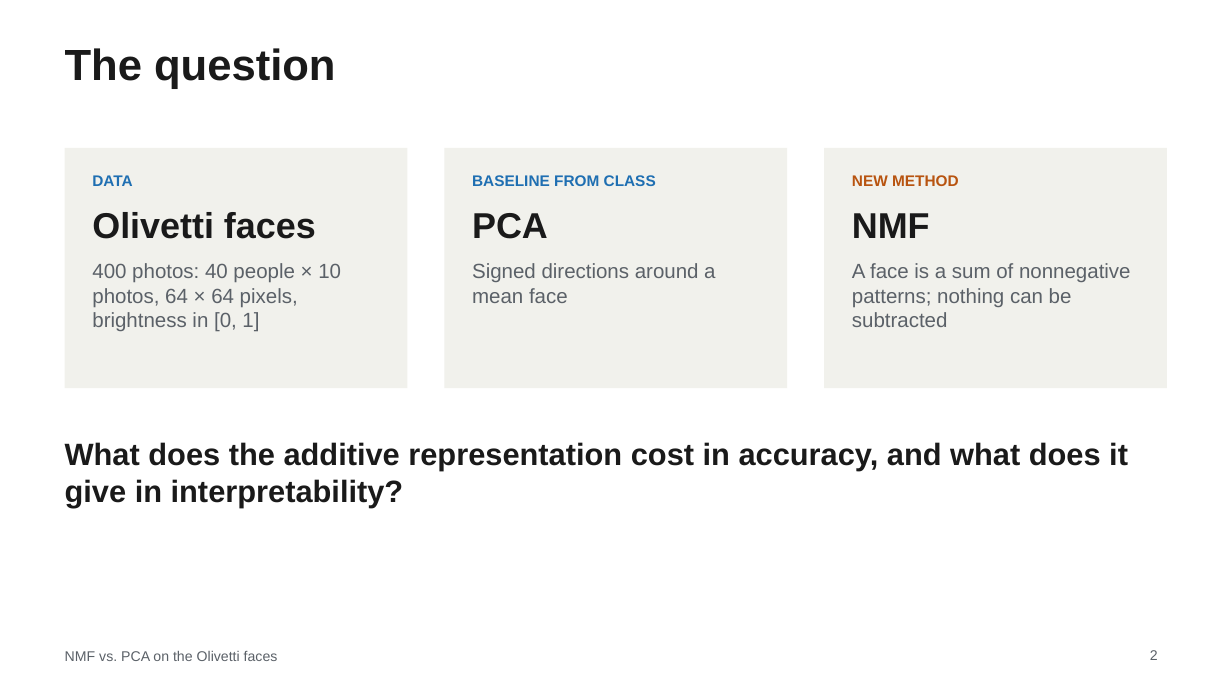
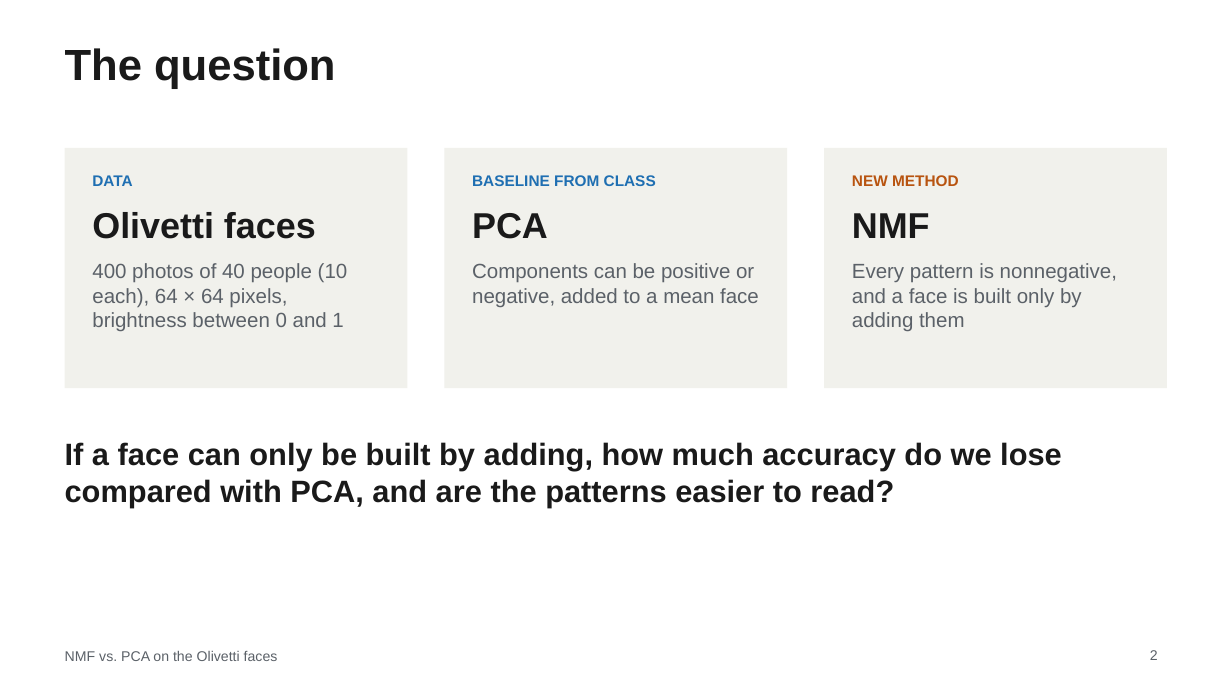
Before and after one commit to MachineWJQ6657/pca-vs-nmf, a slide deck: slide 2 of slides/STOR565_Slides.pptx. Drawn at 1232x693 pixels with LibreOffice and Linux fonts; fonts in the diff are those of the drawing. Boxes give left, top, right and bottom in pixels: in the first picture for what was removed or moved away, otherwise in the second. Text is boxed around its words. In the diff, an @@ line names an element or a change of style, - is before the commit and + after.

```diff
--- a/slides/STOR565_Slides.pptx
+++ b/slides/STOR565_Slides.pptx
@@ text at box(92, 263, 348, 331): text changed @@
-400 photos: 40 people × 10 photos, 64 × 64 pixels, brightness in [0, 1]
+400 photos of 40 people (10 each), 64 × 64 pixels, brightness between 0 and 1
@@ text at box(472, 263, 759, 307): text changed @@
-Signed directions around a mean face
+Components can be positive or negative, added to a mean face
@@ text at box(852, 263, 1117, 331): text changed @@
-A face is a sum of nonnegative patterns; nothing can be subtracted
+Every pattern is nonnegative, and a face is built only by adding them
@@ text at box(65, 442, 1062, 507): text changed @@
-What does the additive representation cost in accuracy, and what does it give in interpretability?
+If a face can only be built by adding, how much accuracy do we lose compared with PCA, and are the patterns easier to read?
```
Also in this commit, not shown: 13 other slides changed, 1 other file.
